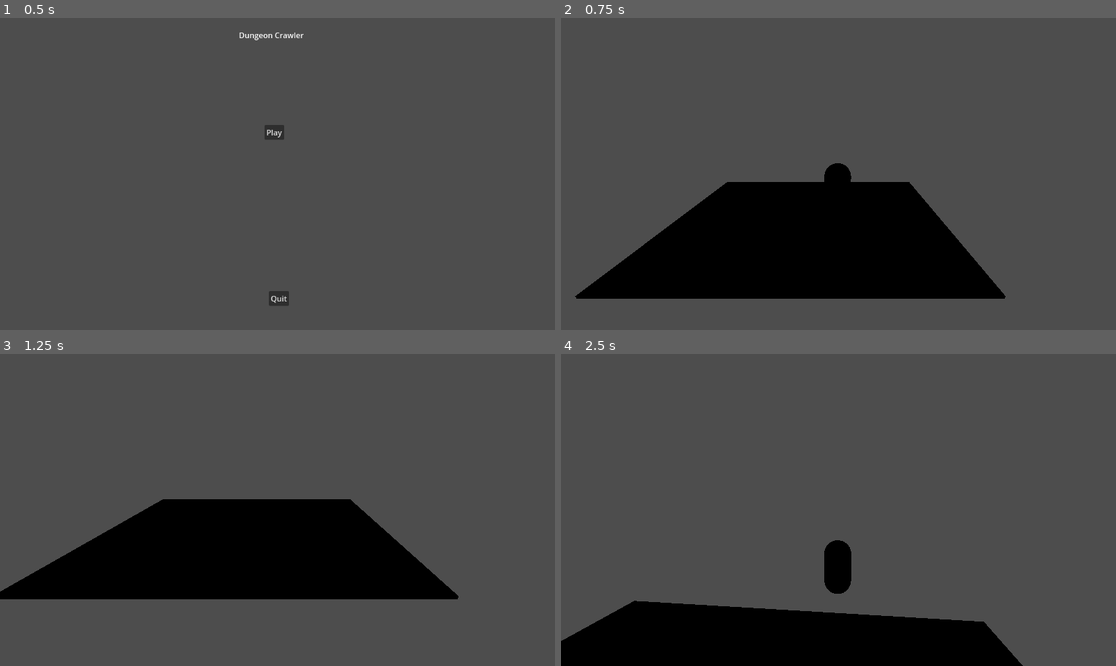
Above: before the commit, frames 1-4 (two rows, left to right).
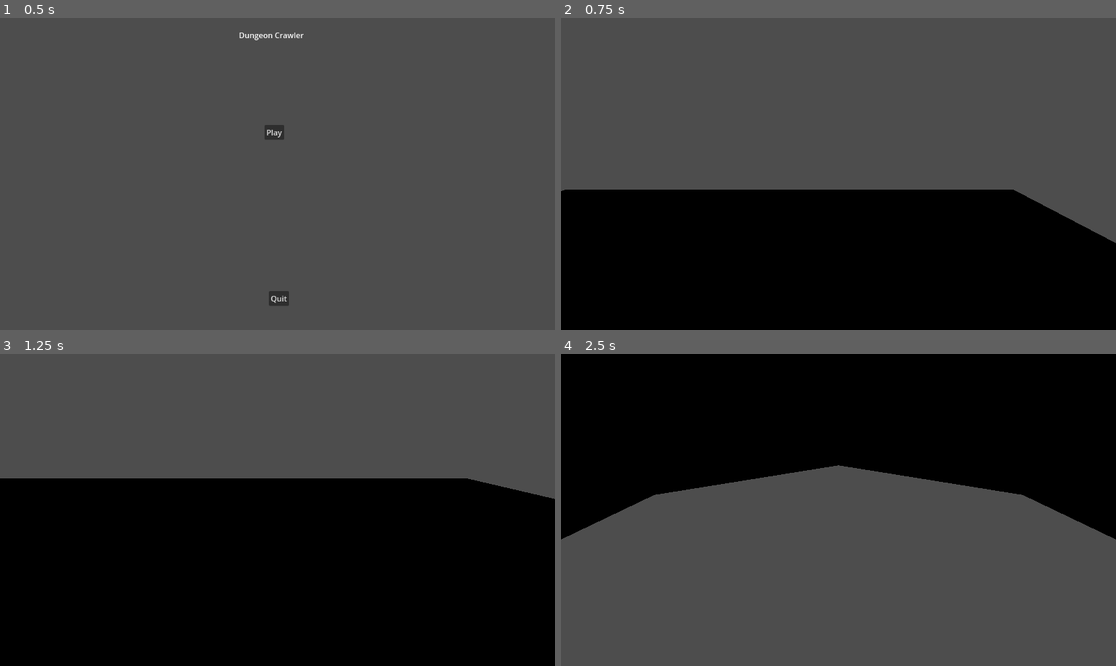
Above: after the commit, the same moments.

Repository: Dedzsinator/dungeoncrawler
Game: Godot game, scene res://Scenes/Menu.tscn
Same seed, same stepped clock (60 frames per second), same inputs: the game is played once before the commit and once after it.
Inputs (mouse positions are in pixels of both pictures, inside the frame that each line leads up to):
- Up to frame 1 (0.5 s): no input
- Up to frame 2 (0.75 s): click "Play" at 0.5 s
- Up to frame 3 (1.25 s): no input
- Up to frame 4 (2.5 s): tap Enter at 1.25 s; move the mouse to (866, 510) at 1.27 s; hold W (move_forward) from 1.28 s (still down); tap C (switch_weapon, bound only after the commit) at 1.35 s; tap Space (jump) at 1.52, 1.82, 2.27 s; tap V (toggle_camera, bound only after the commit) at 1.55, 2.1 s; move the mouse to (810, 510) at 2.02 s; tap Ctrl (use_weapon, bound only after the commit) at 2.3 s

Frame 1 is identical in both runs. In frame 2, 25% of the frame differs, in the area x 0-100%, y 46-100%; in frame 3, 40%; in frame 4, 59%, in the area x 0-100%, y 0-100%.
Error in both runs: Modulo by zero error in operator '%'. (res://Scripts/main.gd:22)

Commit message:
Added HUD + 3rd and 1st person switching.
NOTE: Needs testing.

Diff:
--- /dev/null
+++ b/Scenes/HUD.tscn
@@ -0,0 +1,18 @@
+[gd_scene load_steps=2 format=3 uid="uid://oejcvblpcxe1"]
+
+[ext_resource type="Script" path="res://Scripts/hud.gd" id="1_ryc6k"]
+
+[node name="Hud" type="Node2D"]
+script = ExtResource("1_ryc6k")
+
+[node name="HealthContainer" type="HBoxContainer" parent="."]
+offset_right = 40.0
+offset_bottom = 40.0
+
+[node name="ActiveWeapons" type="HBoxContainer" parent="."]
+offset_right = 40.0
+offset_bottom = 40.0
+
+[node name="InventoryContainer" type="GridContainer" parent="."]
+offset_right = 40.0
+offset_bottom = 40.0
--- a/Scripts/Player.gd
+++ b/Scripts/Player.gd
@@ -6,12 +6,31 @@
 @export var mouse_sensitivity: float = 0.1
 @export var max_pitch: float = 90.0
 @export var min_pitch: float = -90.0
+@export var max_health: float = 6.0  # 6 half-hearts = 3 full hearts
+
+# Health system
+var health: float = max_health
+signal health_changed(current_health, max_health)
+
+# Inventory system
+var active_weapons = [null, null]  # Holds two weapon references
+var active_weapon_index = 0  # Currently selected weapon (0 or 1)
+var passive_items = []  # "Infinite" inventory for passive items
+
+# Camera settings
+var camera_first_person = true
+var camera_transition_speed = 5.0
+var camera_first_position = Vector3(0, 0.5, 0)  # Adjust based on your model
+var camera_third_position = Vector3(0, 2, 4)    # Behind and above player
 
 var yaw: float = 0.0
 var pitch: float = 0.0
 
 func _ready() -> void:
 	Input.set_mouse_mode(Input.MOUSE_MODE_CAPTURED)
+	emit_signal("health_changed", health, max_health)
+	# Set initial camera position
+	$Camera3D.position = camera_first_position if camera_first_person else camera_third_position
 
 func _exit_tree() -> void:
 	Input.set_mouse_mode(Input.MOUSE_MODE_VISIBLE)
@@ -32,16 +51,12 @@
 
 	if Input.is_action_pressed("move_forward"):
 		inp_dir.z -= 1
-		print("elore")
 	if Input.is_action_pressed("move_backward"):
 		inp_dir.z += 1
-		print("hatra")
 	if Input.is_action_pressed("move_left"):
 		inp_dir.x -= 1
-		print("balra")
 	if Input.is_action_pressed("move_right"):
 		inp_dir.x += 1
-		print("jobbra")
 
 	# Normalize input direction to prevent faster diagonal movement
 	inp_dir = inp_dir.normalized() * speed
@@ -56,6 +71,66 @@
 	# Jump
 	if Input.is_action_just_pressed("jump") and is_on_floor():
 		velocity.y = jump_force
-		print("jump")
+
+	# Debug health controls
+	if Input.is_action_just_pressed("ui_page_up"):
+		change_health(0.5)  # Heal half a heart
+	if Input.is_action_just_pressed("ui_page_down"):
+		change_health(-0.5)  # Damage half a heart
+
+	# Weapon controls
+	if Input.is_action_just_pressed("switch_weapon"):  # C key
+		switch_weapon()
+	if Input.is_action_just_pressed("use_weapon"):     # Ctrl key
+		use_active_weapon()
+
+	# Camera view toggle
+	if Input.is_action_just_pressed("toggle_camera"):  # V key
+		toggle_camera_view()
+
+	# Update camera position if transitioning between views
+	update_camera_position(delta)
 
 	move_and_slide()
+
+# Health system methods
+func change_health(amount: float) -> void:
+	health = clamp(health + amount, 0, max_health)
+	emit_signal("health_changed", health, max_health)
+
+	if health <= 0:
+		die()
+
+func die() -> void:
+	print("Player died!")
+	# Implement death logic here
+
+# Inventory system methods
+func add_passive_item(item) -> void:
+	passive_items.append(item)
+
+func equip_weapon(weapon, slot: int) -> void:
+	if slot >= 0 and slot < active_weapons.size():
+		active_weapons[slot] = weapon
+
+func switch_weapon() -> void:
+	active_weapon_index = (active_weapon_index + 1) % active_weapons.size()
+	print("Switched to weapon " + str(active_weapon_index + 1))
+
+func use_active_weapon() -> void:
+	var current_weapon = active_weapons[active_weapon_index]
+	if current_weapon != null:
+		# Assume each weapon has a use() method
+		current_weapon.use()
+		print("Used weapon " + str(active_weapon_index + 1))
+	else:
+		print("No weapon equipped in slot " + str(active_weapon_index + 1))
+
+# Camera view methods
+func toggle_camera_view() -> void:
+	camera_first_person = !camera_first_person
+	print("Camera view: " + ("First-person" if camera_first_person else "Third-person"))
+
+func update_camera_position(delta: float) -> void:
+	var target_position = camera_first_position if camera_first_person else camera_third_position
+	$Camera3D.position = $Camera3D.position.lerp(target_position, camera_transition_speed * delta)
--- /dev/null
+++ b/Scripts/hud.gd
@@ -0,0 +1,74 @@
+extends Control
+
+@onready var health_container = $HealthContainer
+@onready var inventory_container = $InventoryContainer
+@onready var active_slots = $ActiveWeapons
+
+var full_heart = preload("res://Assets/UI/full_heart.png")  # Create these textures
+var half_heart = preload("res://Assets/UI/half_heart.png")
+var empty_heart = preload("res://Assets/UI/empty_heart.png")
+
+var heart_textures = []
+
+func _ready():
+    var player = get_tree().get_first_node_in_group("player")  # Add your player to a group
+    if player:
+        player.connect("health_changed", _on_player_health_changed)
+
+    # Create heart containers
+    var max_hearts = player.max_health / 2  # Each heart is 2 health points
+    for i in range(max_hearts):
+        var heart = TextureRect.new()
+        heart.texture = full_heart
+        health_container.add_child(heart)
+        heart_textures.append(heart)
+
+    update_hearts(player.health, player.max_health)
+
+func _on_player_health_changed(current_health, max_health):
+    update_hearts(current_health, max_health)
+
+func update_hearts(current_health, max_health):
+    var full_hearts = floor(current_health / 2)
+    var half_heart_visible = (current_health % 2) == 1
+    var max_hearts = ceil(max_health / 2)
+
+    for i in range(max_hearts):
+        if i < full_hearts:
+            heart_textures[i].texture = full_heart
+        elif i == full_hearts and half_heart_visible:
+            heart_textures[i].texture = half_heart
+        else:
+            heart_textures[i].texture = empty_heart
+
+func update_active_weapons(weapons, active_index):
+    # Clear existing slots
+    for child in active_slots.get_children():
+        child.queue_free()
+
+    # Create new slots
+    for i in range(weapons.size()):
+        var slot = Panel.new()
+        var label = Label.new()
+        label.text = weapons[i].name if weapons[i] else "Empty"
+
+        if i == active_index:
+            slot.add_theme_stylebox_override("panel", preload("res://Assets/UI/active_slot_style.tres"))
+        else:
+            slot.add_theme_stylebox_override("panel", preload("res://Assets/UI/slot_style.tres"))
+
+        slot.add_child(label)
+        active_slots.add_child(slot)
+
+func update_inventory(items):
+    # Clear existing items
+    for child in inventory_container.get_children():
+        child.queue_free()
+
+    # Create new item slots
+    for item in items:
+        var slot = Panel.new()
+        var label = Label.new()
+        label.text = item.name
+        slot.add_child(label)
+        inventory_container.add_child(slot)
--- a/project.godot
+++ b/project.godot
@@ -42,3 +42,18 @@
 "events": [Object(InputEventKey,"resource_local_to_scene":false,"resource_name":"","device":-1,"window_id":0,"alt_press …(191 unchanged characters)…
 ]
 }
+switch_weapon={
+"deadzone": 0.5,
+"events": [Object(InputEventKey,"resource_local_to_scene":false,"resource_name":"","device":-1,"window_id":0,"alt_pressed":false,"shift_pressed":false,"ctrl_pressed":false,"meta_pressed":false,"pressed":false,"keycode":0,"physical_keycode":67,"key_label":0,"unicode":99,"location":0,"echo":false,"script":null)
+]
+}
+use_weapon={
+"deadzone": 0.5,
+"events": [Object(InputEventKey,"resource_local_to_scene":false,"resource_name":"","device":-1,"window_id":0,"alt_pressed":false,"shift_pressed":false,"ctrl_pressed":false,"meta_pressed":false,"pressed":false,"keycode":0,"physical_keycode":4194326,"key_label":0,"unicode":0,"location":0,"echo":false,"script":null)
+]
+}
+toggle_camera={
+"deadzone": 0.5,
+"events": [Object(InputEventKey,"resource_local_to_scene":false,"resource_name":"","device":-1,"window_id":0,"alt_pressed":false,"shift_pressed":false,"ctrl_pressed":false,"meta_pressed":false,"pressed":false,"keycode":0,"physical_keycode":86,"key_label":0,"unicode":118,"location":0,"echo":false,"script":null)
+]
+}
